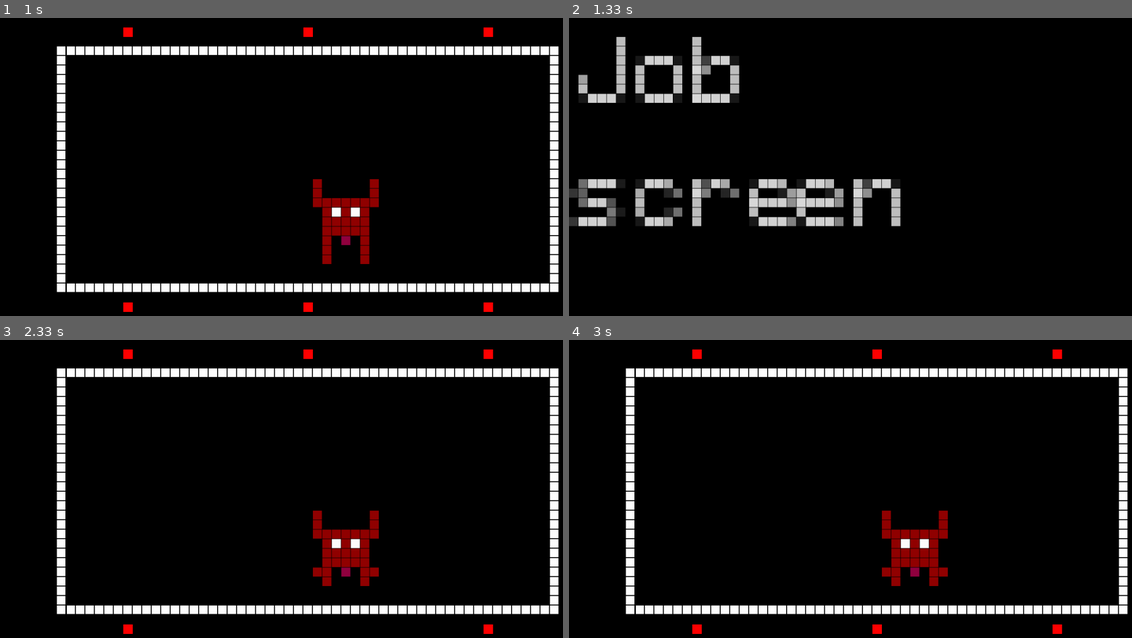
Above: before the commit, frames 1-4 (two rows, left to right).
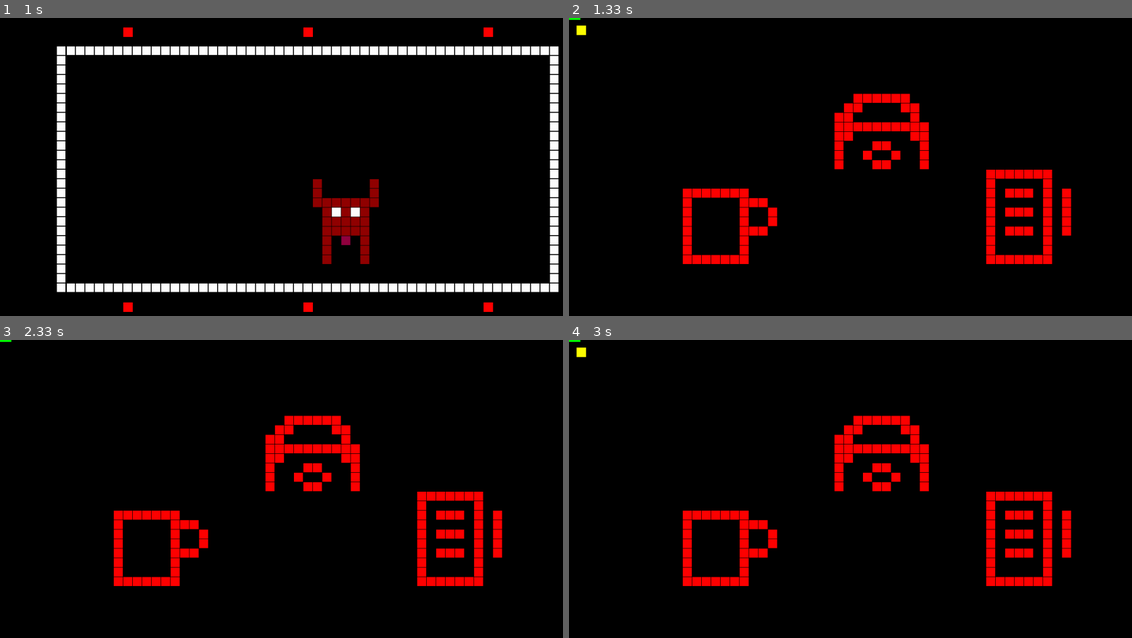
Above: after the commit, the same moments.

Repository: TerenceGrover/tamagotchi
Game: pygame game, started from script.py
Two runs of this game, one before a commit and one after it. Both use one fixed random seed, a clock stepped at 60 frames per second and the inputs below.
Inputs:
- Up to frame 1 (1 s): hold D 0.33-0.97 s
- Up to frame 2 (1.33 s): hold S from 1 s (still down)
- Up to frame 3 (2.33 s): release S at 1.47 s; hold D 1.5-1.97 s; tap Q at 2 s
- Up to frame 4 (3 s): hold D 2.33-2.8 s

Frame 1 is identical in both runs. In frame 2, 13% of the frame differs, in the area x 0-90%, y 0-83%; in frame 3, 16%; in frame 4, 16%, in the area x 0-100%, y 0-99%.

Commit message:
feat: we ballin --- hobby and job somewhat created

Diff:
--- a/core/graphics.py
+++ b/core/graphics.py
@@ -609,8 +609,32 @@
             game_over_matrix = text_to_matrix("Game Over", "assets/fonts/tamzen.ttf", 12, self.matrix_width, self.matrix_height)
             self.draw_matrix(game_over_matrix, self.matrix_width // 6 - 5, self.matrix_height // 2)
 
-
-
+    def draw_job_screen(self, job_state):
+        """
+        Render the job minigame screen.
+        Draw the desk items (using their PNG sprites) and the current task sequence.
+        """
+        self.clear_screen()
+
+        # Draw desk items (spread evenly across the middle of the screen)
+        for idx, item_path in enumerate(job_state["items"]):
+            x_pos = (self.matrix_width // 5) + (idx * 16)  # Adjust spacing as needed
+            y_pos = self.matrix_height // 2 - (idx % 2) * 10  # Alternate rows
+            self.draw_sprite_at(x_pos, y_pos, item_path, sprite_width=10, sprite_height=10)
+
+        # If currently showing the sequence, highlight the current item
+        if job_state["input_sequence"] == [] and job_state["sequence"]:
+            # Highlight the first unshown task from the sequence
+            current_task = job_state["sequence"][len(job_state["input_sequence"])]
+            # Map task (0, 1, 2) to one of the desk items' x positions
+            highlight_x = (self.matrix_width // 4) + (current_task * 16)
+            highlight_y = self.matrix_height // 2
+            # Draw a simple rectangle to indicate which task to remember
+            pygame.draw.rect(self.screen, (255, 255, 0), (highlight_x, highlight_y, self.pixel_size, self.pixel_size))
+
+        # Optionally, display a simple progress bar at the top
+        progress = int((job_state["task_count"] / job_state["max_rounds"]) * self.matrix_width)
+        pygame.draw.rect(self.screen, (0, 255, 0), (0, 0, progress, 4))
 
 
     def clear_screen(self):
--- /dev/null
+++ b/core/minigames/job.py
@@ -0,0 +1,144 @@
+import random
+import time
+
+# Mapping for education levels: starting sequence length and desk item sprites.
+EDUCATION_CONFIG = {
+    "HS": {
+        "base_length": 3,
+        "items": [
+            "assets/sprites/job/hs_item1.png",
+            "assets/sprites/job/hs_item2.png",
+            "assets/sprites/job/hs_item3.png"
+        ]
+    },
+    "BSc": {
+        "base_length": 4,
+        "items": [
+            "assets/sprites/job/bsc_item1.png",
+            "assets/sprites/job/bsc_item2.png",
+            "assets/sprites/job/bsc_item3.png"
+        ]
+    },
+    "MSc": {
+        "base_length": 5,
+        "items": [
+            "assets/sprites/job/msc_item1.png",
+            "assets/sprites/job/msc_item2.png",
+            "assets/sprites/job/msc_item3.png"
+        ]
+    },
+    "PhD": {
+        "base_length": 6,
+        "items": [
+            "assets/sprites/job/phd_item1.png",
+            "assets/sprites/job/phd_item2.png",
+            "assets/sprites/job/phd_item3.png"
+        ]
+    },
+}
+
+# Time between each task in the sequence display (in seconds)
+SEQUENCE_DELAY = 1.0
+# How much work drains energy (rest)
+REST_DECREASE = 10
+
+def generate_initial_sequence(length):
+    """
+    Generate a random sequence of tasks.
+    Each task is represented as an integer: 0 for left, 1 for center, 2 for right.
+    """
+    return [random.choice([0, 1, 2]) for _ in range(length)]
+
+def initialize_job(education_level):
+    """
+    Initialize the job minigame state.
+    The education level determines the starting sequence length and the desk items.
+    """
+    config = EDUCATION_CONFIG.get(education_level, EDUCATION_CONFIG["HS"])
+    base_length = config["base_length"]
+    return {
+        "items": config["items"],         # List of sprite paths for desk items
+        "sequence": generate_initial_sequence(base_length),
+        "current_round": 1,
+        "max_rounds": 8,                  # When the workday is over
+        "input_sequence": [],
+        "score": 0,
+        "completed": False,
+        "high_score": 0,
+        "task_count": base_length        # Current sequence length
+    }
+
+def handle_job_input(job_state, controls):
+    """
+    Process the player's input to reproduce the sequence.
+    The controls are mapped as follows: left_button → 0, center_button → 1, right_button → 2.
+    """
+    # Only register one input per frame for simplicity
+    if controls.left_button:
+        job_state["input_sequence"].append(0)
+    elif controls.center_button:
+        job_state["input_sequence"].append(1)
+    elif controls.right_button:
+        job_state["input_sequence"].append(2)
+
+    # Check the current input against the expected sequence so far
+    current_len = len(job_state["input_sequence"])
+    if job_state["input_sequence"] != job_state["sequence"][:current_len]:
+        # Incorrect input: penalize score and reset the input for this round
+        job_state["score"] = max(0, job_state["score"] - 1)
+        job_state["input_sequence"] = []
+    elif current_len == len(job_state["sequence"]):
+        # Correct full sequence: increment score and advance the round
+        job_state["score"] += 1
+        job_state["current_round"] += 1
+        job_state["task_count"] += 1
+        # Increase sequence length for the next round if not at maximum difficulty
+        if job_state["task_count"] < job_state["max_rounds"]:
+            job_state["sequence"].append(random.choice([0, 1, 2]))
+        else:
+            job_state["completed"] = True  # Workday complete
+        job_state["input_sequence"] = []
+
+def update_job(job_state, controls):
+    """
+    Update the job minigame state by processing player input.
+    """
+    handle_job_input(job_state, controls)
+
+def apply_job_rewards(job_state, stats):
+    """
+    Adjust player stats based on performance in the job minigame.
+    Rewards and penalties affect money, rest, and self-esteem.
+    """
+    current_score = job_state["score"]
+
+    # Update high score if the current score beats it
+    if current_score > job_state.get("high_score", 0):
+        job_state["high_score"] = current_score
+    high_score = job_state.get("high_score", 1)  # Avoid division by zero
+
+    performance = (current_score / high_score) * 100
+
+    # Apply rewards/penalties based on performance percentage
+    if performance < 25:
+        stats.modify_stat("money", -2)
+        stats.modify_stat("rest", -2)
+        stats.modify_stat("esteem", -3)
+    elif performance < 50:
+        stats.modify_stat("money", 0)
+        stats.modify_stat("rest", -1)
+        # No change in esteem
+    elif performance < 75:
+        stats.modify_stat("money", 2)
+        stats.modify_stat("rest", 0)
+        stats.modify_stat("esteem", 2)
+    elif performance < 100:
+        stats.modify_stat("money", 4)
+        stats.modify_stat("rest", 1)
+        stats.modify_stat("esteem", 3)
+    else:
+        stats.modify_stat("money", 6)
+        stats.modify_stat("rest", 2)
+        stats.modify_stat("esteem", 5)
+
+    print(f"Job Complete! Score: {current_score}, High Score: {high_score}, Performance: {performance:.1f}%")
--- a/core/states.py
+++ b/core/states.py
@@ -1,7 +1,7 @@
 import time
 from core.minigames.platformer import initialize_platformer
 from core.minigames.hobby import initialize_hobby  # Import Hobby Minigame
-# from core.minigames.job import initialize_job  # Placeholder for Job Minigame
+from core.minigames.job import initialize_job  # Placeholder for Job Minigame
 
 class States:
     def __init__(self):
@@ -112,12 +112,12 @@
         """
         self.hobby_state = None
 
-    # def start_job(self):
-    #     """
-    #     Initialize the job mini-game (to be implemented).
-    #     """
-    #     if self.stage_of_life == "adult":
-    #         self.job_state = initialize_job()
+    def start_job(self):
+        """
+        Initialize the job mini-game (to be implemented).
+        """
+        if self.stage_of_life == "adult":
+            self.job_state = initialize_job()
 
     def reset_job(self):
         """
--- a/script.py
+++ b/script.py
@@ -9,6 +9,7 @@
 from core.minigames.social import handle_social_input, initialize_socializing
 from core.minigames.housing import initialize_housing, handle_housing_input, assign_real_estate_agent
 from core.minigames.hobby import initialize_hobby, update_hobby
+from core.minigames.job import initialize_job, update_job, apply_job_rewards
 
 # Constants
 MATRIX_WIDTH = 64
@@ -126,7 +127,20 @@
                     states.transition_to_screen("home_screen")
                     states.hobby_state = None  # Reset the game state
 
+        elif states.current_screen == "job_screen":
+                if not states.job_state:
+                    # Assume education level is stored in stats.stats["education"]
+                    states.job_state = initialize_job(stats.stats["education"])
 
+                if not states.job_state["completed"]:
+                    update_job(states.job_state, controls)
+
+                graphics.draw_job_screen(states.job_state)  # You must implement draw_job_screen in your Graphics class
+
+                if states.job_state["completed"]:
+                    apply_job_rewards(states.job_state, stats)
+                    states.transition_to_screen("home_screen")
+                    states.job_state = None  # Reset job minigame state
 
 
         elif states.current_screen == "housing_screen":
Binary file added: assets/sprites/job/bsc_item1.png
Binary file added: assets/sprites/job/bsc_item2.png
Binary file added: assets/sprites/job/bsc_item3.png
Binary file added: assets/sprites/job/hs_item1.png
Binary file added: assets/sprites/job/hs_item2.png
Binary file added: assets/sprites/job/hs_item3.png
Binary file added: assets/sprites/job/msc_item1.png
Binary file added: assets/sprites/job/msc_item2.png
Binary file added: assets/sprites/job/msc_item3.png
Binary file added: assets/sprites/job/phd_item1.png
Binary file added: assets/sprites/job/phd_item2.png
Binary file added: assets/sprites/job/phd_item3.png
(and 4 more such lines)
